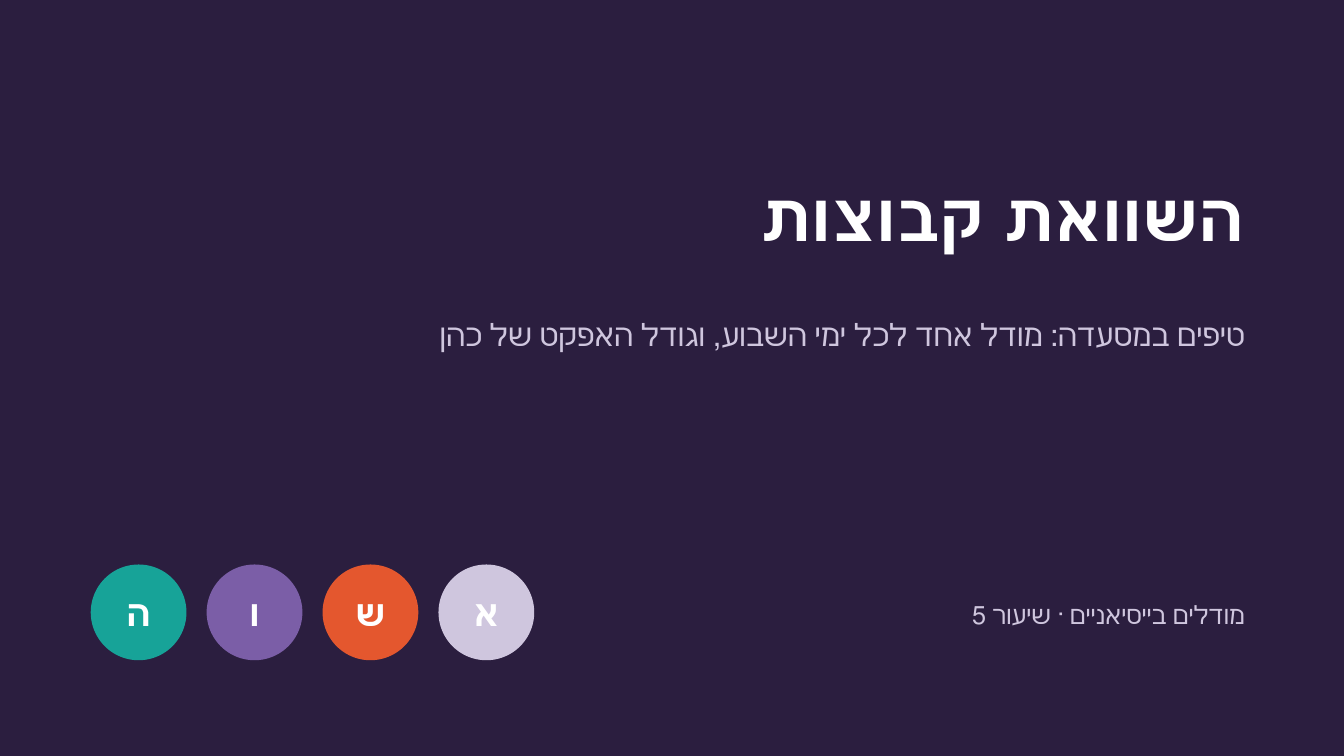
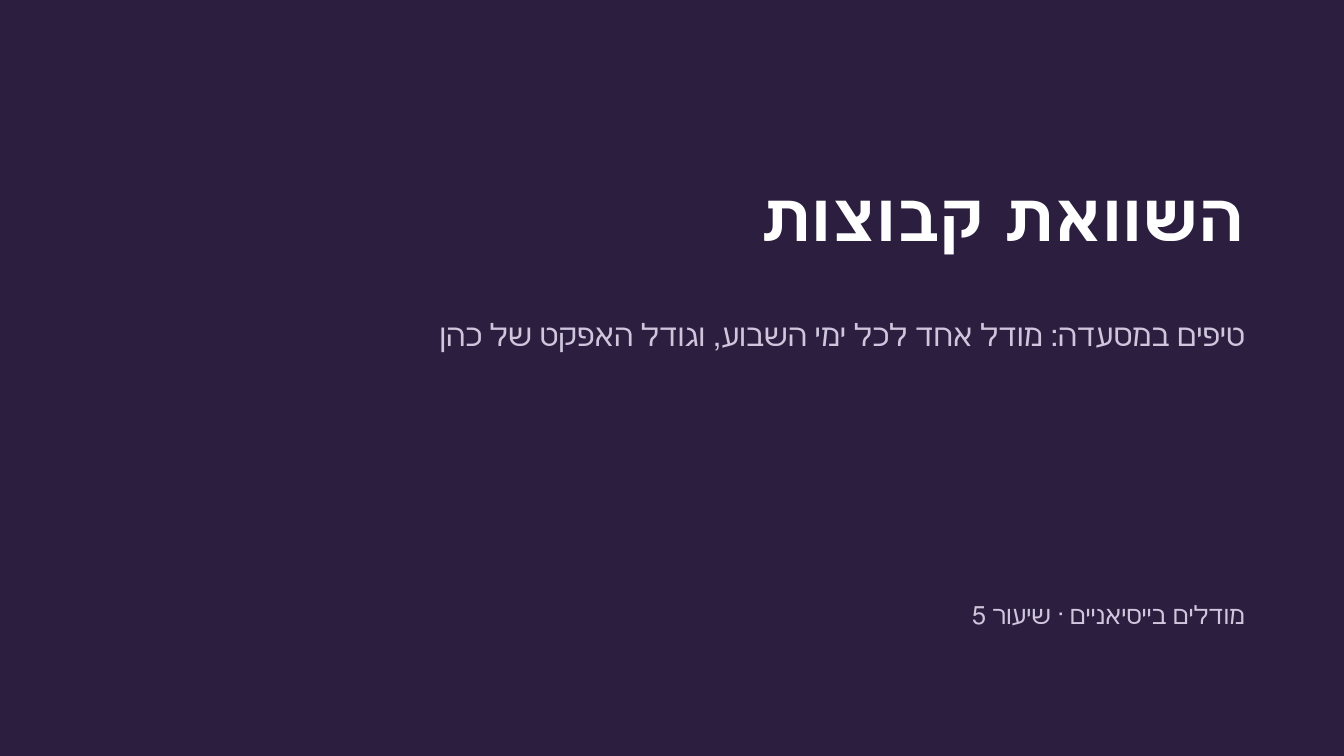
Before and after one commit to eliransher/Bayesian_models, a slide deck: slide 1 of presenations/Bayesian models les5.pptx. Drawn at 1344x756 pixels with LibreOffice and Linux fonts; fonts in the diff are those of the drawing. Boxes give left, top, right and bottom in pixels: in the first picture for what was removed or moved away, otherwise in the second. Text is boxed around its words. In the diff, an @@ line names an element or a change of style, - is before the commit and + after.

```diff
--- a/presenations/Bayesian models les5.pptx
+++ b/presenations/Bayesian models les5.pptx
@@ ellipse removed at [91, 565, 187, 660] @@
-ה
@@ ellipse removed at [207, 565, 302, 660] @@
-ו
@@ ellipse removed at [323, 565, 418, 660] @@
-ש
@@ ellipse removed at [439, 565, 534, 660] @@
-א
```
Also in this commit, not shown: 4 other files.
